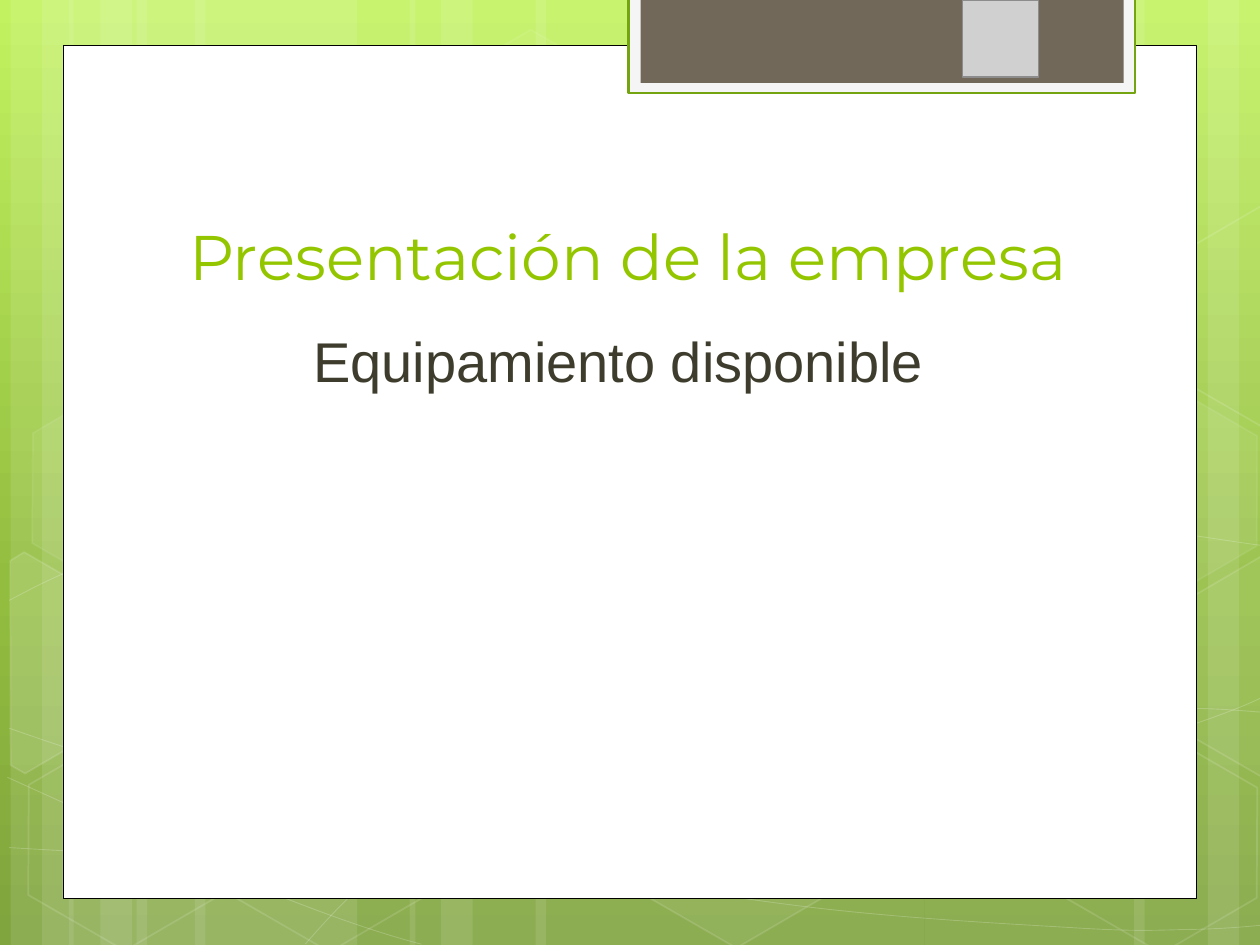
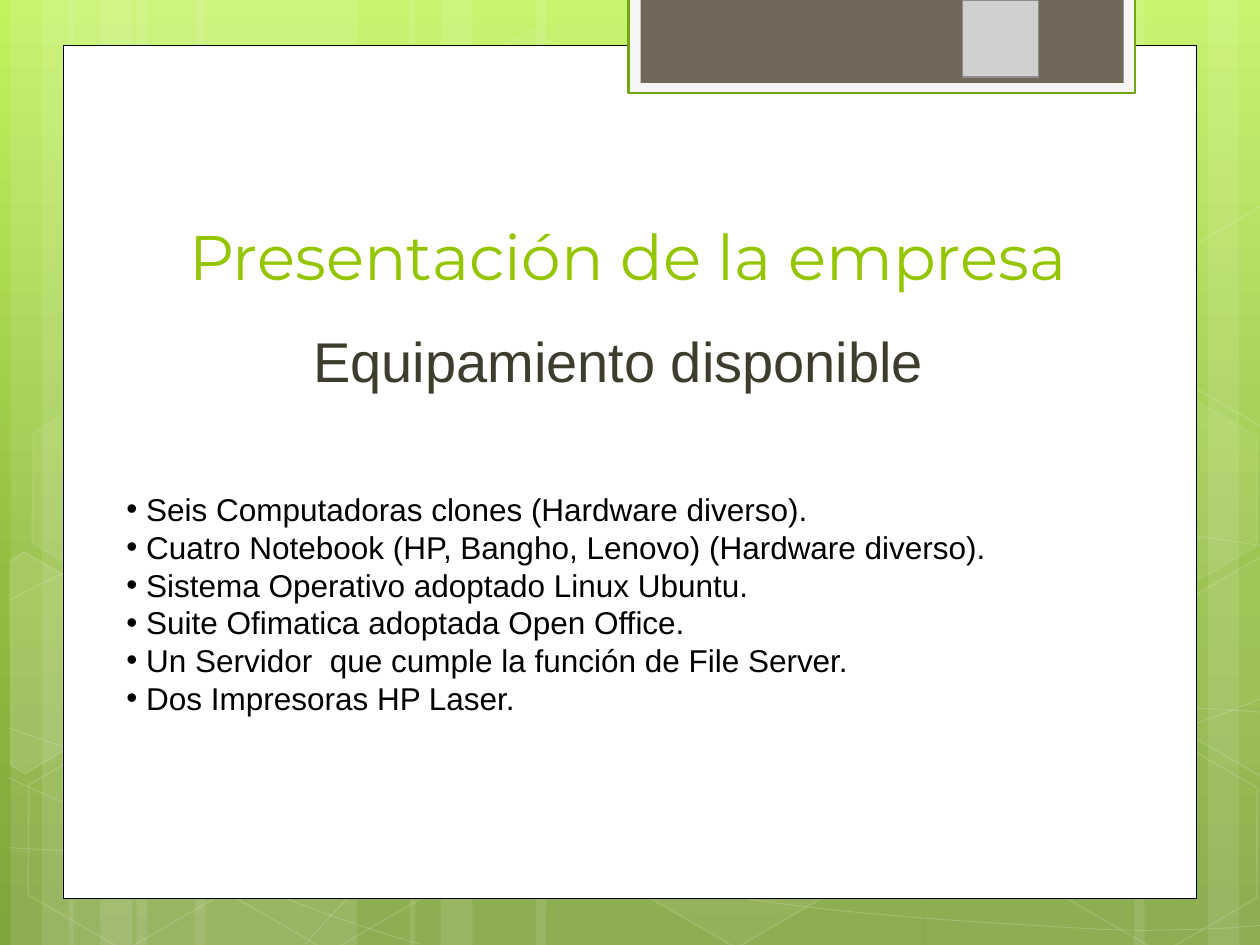
Before and after one commit to ptissera/habilitacion-profesional-2012-4k4, a slide deck: slide 8 of Documentacion/Informe Preliminar/Presentacion Informe Preliminar.pptx. Drawn at 1260x945 pixels with LibreOffice and Linux fonts; fonts in the diff are those of the drawing; grey boxes stand for pictures. Boxes give left, top, right and bottom in pixels: in the first picture for what was removed or moved away, otherwise in the second. Text is boxed around its words. In the diff, an @@ line names an element or a change of style, - is before the commit and + after.

```diff
--- a/Documentacion/Informe Preliminar/Presentacion Informe Preliminar.pptx
+++ b/Documentacion/Informe Preliminar/Presentacion Informe Preliminar.pptx
@@ text added at <box>146,498,986,716</box>, 18 pt, text #000000 @@
+• Seis Computadoras clones (Hardware diverso).
+• Cuatro Notebook (HP, Bangho, Lenovo) (Hardware diverso).
+• Sistema Operativo adoptado Linux Ubuntu.
+• Suite Ofimatica adoptada Open Office.
+• Un Servidor que cumple la función de File Server.
+• Dos Impresoras HP Laser.
```
Also in this commit, not shown: 1 other slide changed, 1 slide added.
